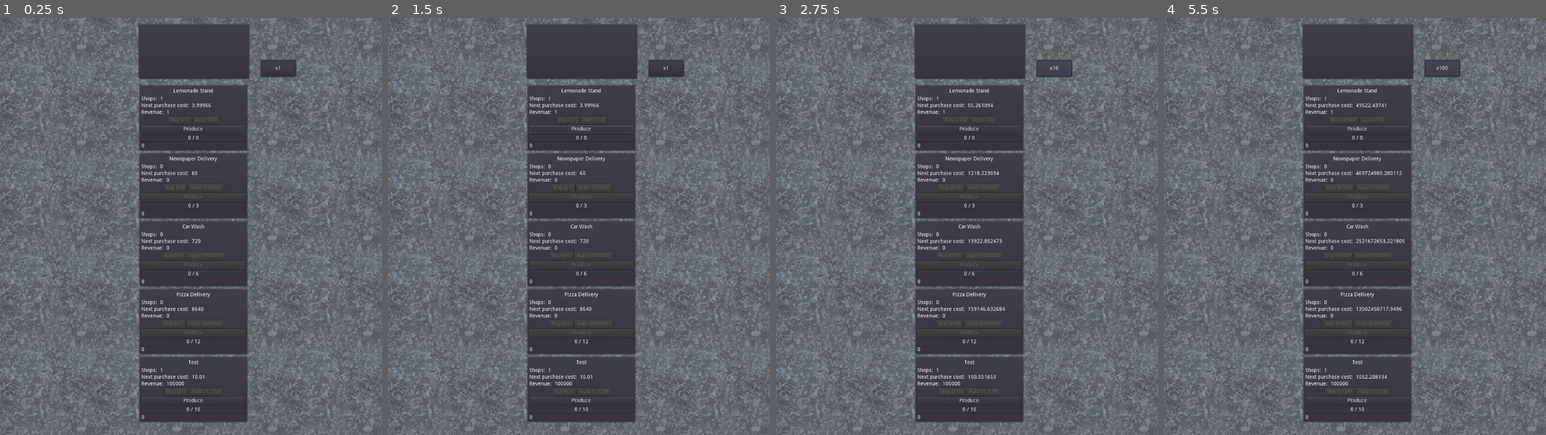
Above: before the commit, frames 1-4 (left to right).
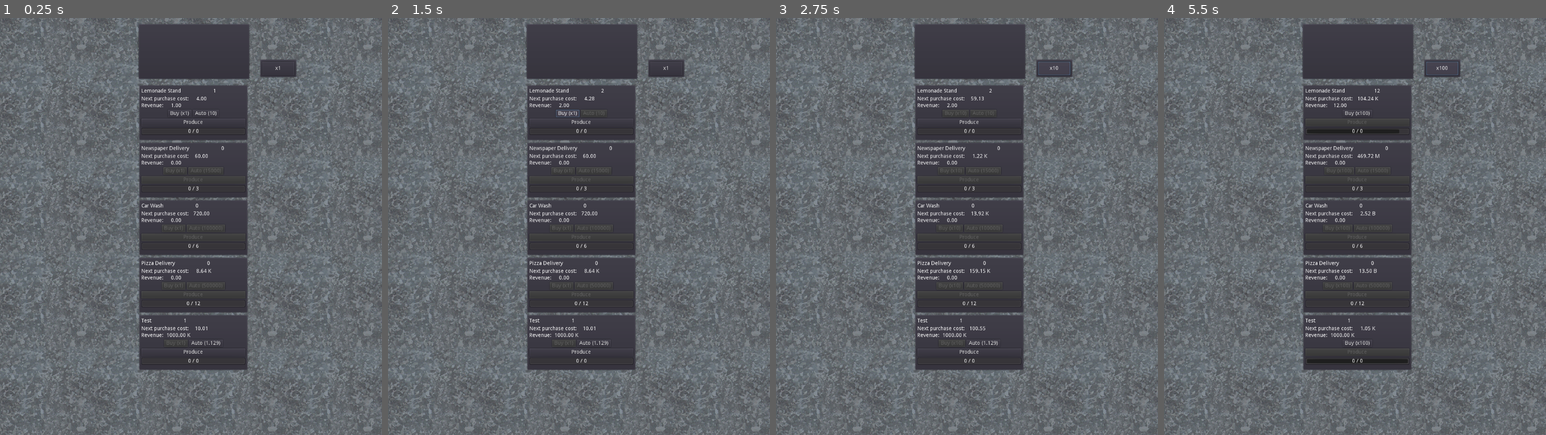
Above: after the commit, the same moments.

Repository: lazygnulf/LazyGnulfProto
Game: Godot game, scene res://Game.tscn
Same seed, same stepped clock (60 frames per second), same inputs: the game is played once before the commit and once after it.
Inputs (mouse positions are in pixels of both pictures, inside the frame that each line leads up to):
- Up to frame 1 (0.25 s): no input
- Up to frame 2 (1.5 s): click "Produce" at 0.5 s; click (567, 113) at 1.25 s, where only the run after the commit has a clickable "Buy (x1)"
- Up to frame 3 (2.75 s): click "x1" at 2 s
- Up to frame 4 (5.5 s): click (1370, 343) at 2.75 s, where only the run after the commit has a clickable "Auto (1.129)"; click (1343, 113) at 3.5 s, where only the run after the commit has a clickable "Buy (x10)"; click (1370, 113) at 4.25 s, where only the run after the commit has a clickable "Auto (10)"; click "x10" at 5 s

The runs differ from the first frame. In frame 1, 7.1% of the frame differs, in the area x 36-65%, y 16-97%; in frame 2, 7.1%; in frame 3, 7.2%; in frame 4, 7.7%.

Commit message:
Improve display of larger numbers.

Diff:
--- a/Autoload/bank.gd
+++ b/Autoload/bank.gd
@@ -2,7 +2,7 @@
 
 enum BuyMultiplier {BUY_1, BUY_10, BUY_100, BUY_MAX, BUY_UNDEF}
 
-var balance: float = 0.0
+var balance: float = 10.0
 var buy_multiplier: int = BuyMultiplier.BUY_1
 
 func next_buy_multiplier() -> void:
--- a/Autoload/util.gd
+++ b/Autoload/util.gd
@@ -12,3 +12,46 @@
 			return "Max"
 
 	return "[ERROR]"
+
+
+enum NumberFormat {NAME, NAME_SHORT, ENGINEERING}
+
+var _num_names = {
+	060: ["Nod", 	"Novemdecillion"],
+	057: ["Ocd", 	"Octodecillion"],
+	054: ["Spd",	"Septendecillion"],
+	051: ["Sxd", 	"Sexdecillion"],
+	048: ["Qid", 	"Quindecillion"],
+	045: ["Qad", 	"Quattuordecillion"],
+	042: ["Td", 	"Tredecillion"],
+	039: ["Dd", 	"Duodecillion"],
+	036: ["Ud", 	"Undecillion"],
+	033: ["Dc", 	"Decillion"],
+	030: ["No", 	"Nonillion"],
+	027: ["Oc", 	"Octillion"],
+	024: ["Sp", 	"Septillion"],
+	021: ["Sx", 	"Sextillion"],
+	018: ["Qi", 	"Quintillion"],
+	015: ["Qa", 	"Quadrillion"],
+	012: ["T", 		"Trillion"],
+	009: ["B", 		"Billion"],
+	006: ["M", 		"Million"],
+	003: ["K", 		"Thousand"]
+}
+
+func float_to_string(val: float, mode: int=NumberFormat.ENGINEERING) -> String:
+	var e: int = 0
+	while val > 1000.0:
+		val /= 1000.0
+		e += 3
+
+	if e < 1:
+		return "%7.2f" % val
+
+	match mode:
+		NumberFormat.NAME:
+			return "%7.2f %s" % [val, _num_names[e][1]]
+		NumberFormat.NAME_SHORT:
+			return "%7.2f %s" % [val, _num_names[e][0]]
+
+	return "%7.2fe%d" % [val, e]
--- a/Business.gd
+++ b/Business.gd
@@ -32,7 +32,7 @@
 # Variables for sub-nodes.
 # Used to control the UI.
 # ------------------------------------------------------------------------------
-onready var name_label = $VBox/NameLabel
+onready var name_label = $VBox/HBox/NameLabel
 onready var shops_label = $VBox/HBox/NumShops
 onready var shop_cost_label = $VBox/HBox2/ShopCost
 onready var revenue_label = $VBox/HBox3/Revenue
@@ -85,8 +85,8 @@
 func _update_ui() -> void:
 	name_label.text = business_name
 	shops_label.text = str(num_shops)
-	shop_cost_label.text = str(next_purchase_cost(_get_num_shops_next_purchase()))
-	revenue_label.text = str(next_revenue())
+	shop_cost_label.text = Util.float_to_string(next_purchase_cost(_get_num_shops_next_purchase()), Util.NumberFormat.NAME_SHORT)
+	revenue_label.text = Util.float_to_string(next_revenue(), Util.NumberFormat.NAME_SHORT)
 
 	buy_shops_button.text = "Buy (x" + str(_get_num_shops_next_purchase()) + ")"
 	buy_shops_button.disabled = _get_num_shops_next_purchase() == 0 || Bank.balance < next_purchase_cost(_get_num_shops_next_purchase())
@@ -95,7 +95,6 @@
 	produce_button.disabled = num_shops == 0 || in_production
 	production_progressbar.value = float(production_progress)*100 / prod_time
 	production_progressbar_label.text = str(production_progress/1000) + " / " + str(prod_time/1000)
-	$VBox/max.text = str(compute_max_affordable_shops())
 
 
 func _get_num_shops_next_purchase() -> int:
--- a/Business.tscn
+++ b/Business.tscn
@@ -21,48 +21,40 @@
 margin_right = 209.0
 margin_bottom = 183.0
 
-[node name="NameLabel" type="Label" parent="VBox"]
+[node name="HBox" type="HBoxContainer" parent="VBox"]
 margin_right = 202.0
+margin_bottom = 20.0
+__meta__ = {
+"_edit_use_anchors_": false
+}
+
+[node name="NameLabel" type="Label" parent="VBox/HBox"]
+margin_right = 108.0
 margin_bottom = 20.0
 rect_min_size = Vector2( 0, 20 )
 text = "[Business Name]"
-align = 1
 valign = 1
 __meta__ = {
 "_edit_use_anchors_": false
 }
 
-[node name="HBox" type="HBoxContainer" parent="VBox"]
-margin_top = 24.0
+[node name="NumShops" type="Label" parent="VBox/HBox"]
+margin_left = 112.0
+margin_top = 3.0
 margin_right = 202.0
-margin_bottom = 38.0
-__meta__ = {
-"_edit_use_anchors_": false
-}
-
-[node name="NumShopsLabel" type="Label" parent="VBox/HBox"]
-margin_right = 46.0
-margin_bottom = 14.0
-text = "Shops: "
-__meta__ = {
-"_edit_use_anchors_": false
-}
-
-[node name="NumShops" type="Label" parent="VBox/HBox"]
-margin_left = 50.0
-margin_right = 66.0
-margin_bottom = 14.0
+margin_bottom = 17.0
+rect_min_size = Vector2( 90, 0 )
 text = "[0]"
-align = 1
+align = 2
 valign = 1
 __meta__ = {
 "_edit_use_anchors_": false
 }
 
 [node name="HBox2" type="HBoxContainer" parent="VBox"]
-margin_top = 42.0
+margin_top = 24.0
 margin_right = 202.0
-margin_bottom = 56.0
+margin_bottom = 38.0
 __meta__ = {
 "_edit_use_anchors_": false
 }
@@ -79,9 +71,9 @@
 text = "[0]"
 
 [node name="HBox3" type="HBoxContainer" parent="VBox"]
-margin_top = 60.0
+margin_top = 42.0
 margin_right = 202.0
-margin_bottom = 74.0
+margin_bottom = 56.0
 
 [node name="RevenueLabel" type="Label" parent="VBox/HBox3"]
 margin_right = 63.0
@@ -98,9 +90,9 @@
 text = "[0]"
 
 [node name="HBox4" type="HBoxContainer" parent="VBox"]
-margin_top = 78.0
+margin_top = 60.0
 margin_right = 202.0
-margin_bottom = 98.0
+margin_bottom = 80.0
 alignment = 1
 
 [node name="BuyShops" type="Button" parent="VBox/HBox4"]
@@ -117,15 +109,15 @@
 text = "Buy Auto"
 
 [node name="Produce" type="Button" parent="VBox"]
-margin_top = 102.0
+margin_top = 84.0
 margin_right = 202.0
-margin_bottom = 122.0
+margin_bottom = 104.0
 text = "Produce"
 
 [node name="ProductionProgress" type="ProgressBar" parent="VBox"]
-margin_top = 126.0
+margin_top = 108.0
 margin_right = 202.0
-margin_bottom = 146.0
+margin_bottom = 128.0
 rect_min_size = Vector2( 0, 20 )
 value = 17.4
 percent_visible = false
@@ -139,8 +131,3 @@
 __meta__ = {
 "_edit_use_anchors_": false
 }
-
-[node name="max" type="Label" parent="VBox"]
-margin_top = 150.0
-margin_right = 202.0
-margin_bottom = 164.0
--- a/Shops.tscn
+++ b/Shops.tscn
@@ -24,7 +24,7 @@
 margin_left = 0.0
 margin_top = 0.0
 margin_right = 293.0
-margin_bottom = 178.0
+margin_bottom = 150.0
 business_name = "Lemonade Stand"
 initial_num_shops = 1
 base_cost = 3.738
@@ -37,9 +37,9 @@
 anchor_right = 0.0
 anchor_bottom = 0.0
 margin_left = 0.0
-margin_top = 182.0
+margin_top = 154.0
 margin_right = 293.0
-margin_bottom = 360.0
+margin_bottom = 304.0
 business_name = "Newspaper Delivery"
 base_cost = 60.0
 cost_factor = 1.15
@@ -51,9 +51,9 @@
 anchor_right = 0.0
 anchor_bottom = 0.0
 margin_left = 0.0
-margin_top = 364.0
+margin_top = 308.0
 margin_right = 293.0
-margin_bottom = 542.0
+margin_bottom = 458.0
 business_name = "Car Wash"
 base_cost = 720.0
 cost_factor = 1.14
@@ -65,9 +65,9 @@
 anchor_right = 0.0
 anchor_bottom = 0.0
 margin_left = 0.0
-margin_top = 546.0
+margin_top = 462.0
 margin_right = 293.0
-margin_bottom = 724.0
+margin_bottom = 612.0
 business_name = "Pizza Delivery"
 base_cost = 8640.0
 cost_factor = 1.13
@@ -79,13 +79,13 @@
 anchor_right = 0.0
 anchor_bottom = 0.0
 margin_left = 0.0
-margin_top = 728.0
+margin_top = 616.0
 margin_right = 293.0
-margin_bottom = 906.0
+margin_bottom = 766.0
 business_name = "Test"
 initial_num_shops = 1
 base_cost = 10.0
 cost_factor = 1.001
-prod_time = 10000
-revenue = 100000.0
+prod_time = 500
+revenue = 1e+06
 auto_cost = 1.129
--- a/bank_account.gd
+++ b/bank_account.gd
@@ -7,7 +7,7 @@
 	_update_ui()
 
 func _update_ui() -> void:
-	balanceDisplay.text = str(Bank.balance)
+	balanceDisplay.text = str(Util.float_to_string(Bank.balance, Util.NumberFormat.NAME))
 
 func _on_balance_changed(new_balance: float) -> void:
 	_update_ui()
Not shown, added: export_presets.cfg
Not shown, changed: todo.txt
